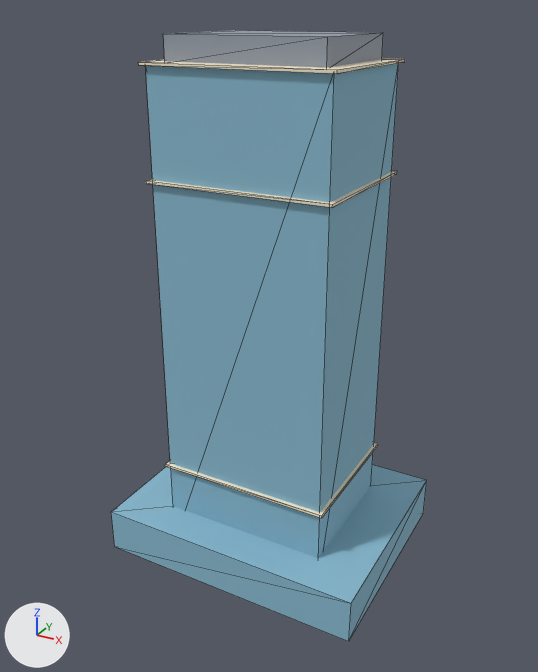
The glTF model public/assets/renovation/v2/models/modern-0-lod2.glb, before and after one commit.
Before and after are seen from a 50 mm lens placed at (28.2, -52.2, 46.6), pointed at (-0.1, -0.8, 21.0). Lighting does not change. The marker at lower left points along +X, +Y and +Z. The older version comes first. Mesh edges are drawn as thin lines. Where no turn or scale is listed for an object, it has been applied to the vertices. Vertices at exactly the same position are counted once.

The first picture shows 'modern-0_architecture'.
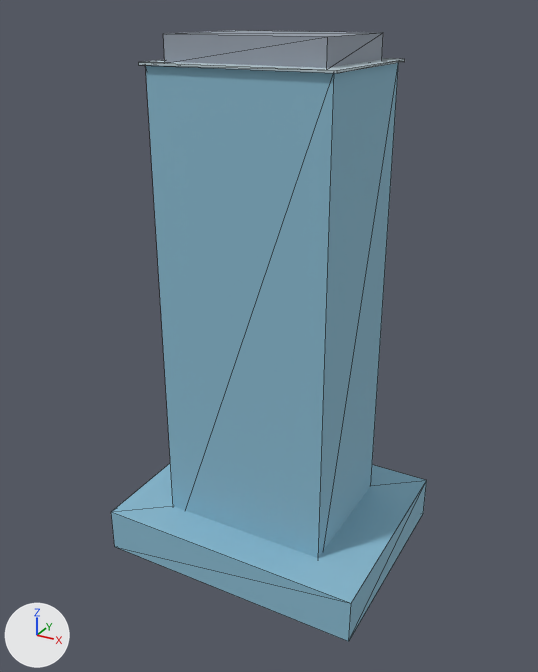
Pixel boxes [x1, y1, x2, y2] of what changed, in the pictures (538 x 672 px):
part 1 of me_modern_0_002, deleted: before [165, 442, 378, 518]
part 2 of me_modern_0_002, deleted: before [146, 171, 397, 207]
part 3 of me_modern_0_002, recoloured: [139, 58, 405, 73] in both

Patch to the scene script:
```diff
--- a/public/assets/renovation/v2/models/modern-0-lod2.glb.py
+++ b/public/assets/renovation/v2/models/modern-0-lod2.glb.py
@@ mat_frame @@
+mat_frame = principled_material('frame')
+mat_frame.base_color = (0.5, 0.61, 0.66)  # pale blue #bccdd4
+mat_frame.roughness = 0.75
@@ me_modern_0_002 @@
 # used by ob_modern_0_architecture
-me_modern_0_002.from_pydata(...)  # 56 vertices, 84 faces; spans x -12.0..12.0, y -9.5..9.5, z 0.0..45.0
+me_modern_0_002.from_pydata(...)  # 40 vertices, 60 faces; spans x -12.0..12.0, y -9.5..9.5, z 0.0..45.0
+# me_modern_0_002 part 1: the loose piece of 8 vertices spanning x -7.8..7.8, y -6.3..6.3, z 8.5..8.7 is deleted
+# me_modern_0_002 part 2: the loose piece of 8 vertices spanning x -7.8..7.8, y -6.3..6.3, z 34.3..34.5 is deleted
+# me_modern_0_002 part 3: 24 faces spanning x -7.8..7.8, y -6.3..6.3, z 0.2..43.1 switch from mat_trim_041 (pale yellow #f7ebd1) to mat_frame (pale blue #bccdd4)
+# other edits to the shape of me_modern_0_002 do not show in these pictures
 me_modern_0_002.materials.append(mat_glass_014)
```
